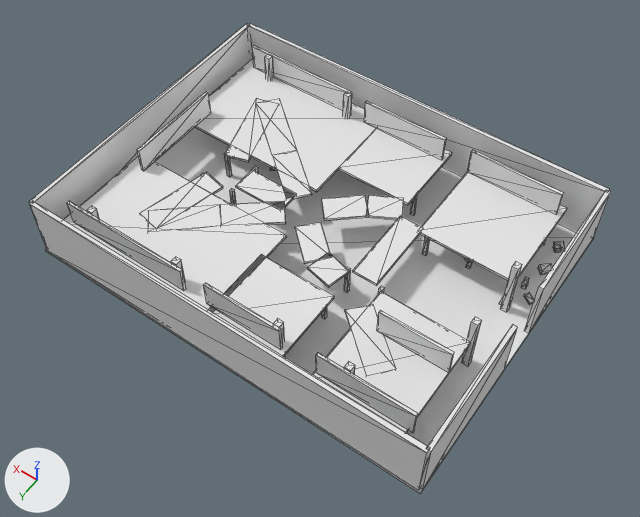
What one commit did to the COLLADA model research/01_ruins_environment/meshes/dae/Ruins-Urban-01_challenge.dae.
The view is the same before and after, from a 50 mm camera at (-31.2, 43.8, 66.4) aimed at (-1.5, 2.3, 1.1). The axes (+X, +Y, +Z) are drawn at lower left. The lights are the same throughout. The first picture is the older version. Mesh edges are drawn as thin lines. Vertices at exactly the same position are counted once.

Objects in the first picture: 'Ruins-Urban-01'.
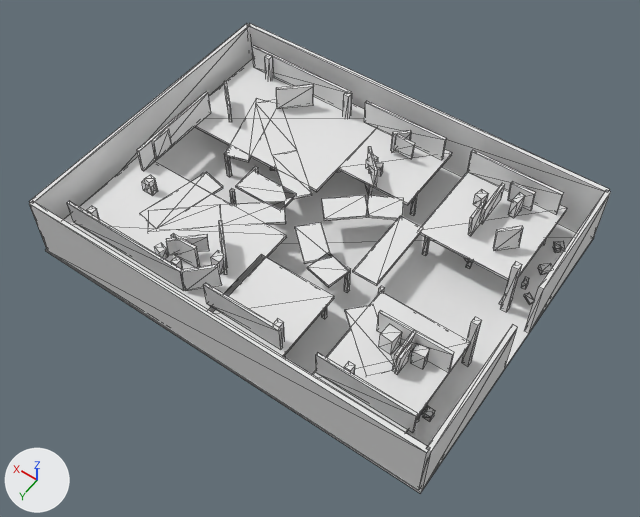
Commit message: Add structured obstacles to challenge environment

Pixel boxes (x1, y1, x2, y2) of what changed, in the pictures (640 x 517 px):
part 1 of me_ruins_urban_01, added: after (423, 407, 435, 422)
part 2 of me_ruins_urban_01, added: after (171, 233, 200, 267)
part 3 of me_ruins_urban_01, added: after (152, 128, 172, 160)
part 4 of me_ruins_urban_01, added: after (392, 330, 417, 372)
part 5 of me_ruins_urban_01, added: after (508, 182, 536, 211)
part 6 of me_ruins_urban_01, added: after (395, 135, 415, 159)
part 7 of me_ruins_urban_01, added: after (276, 84, 314, 109)
part 8 of me_ruins_urban_01, added: after (395, 343, 412, 375)
part 9 of me_ruins_urban_01, added: after (142, 179, 155, 195)
part 10 of me_ruins_urban_01, added: after (508, 193, 525, 218)
part 11 of me_ruins_urban_01, added: after (379, 325, 402, 355)
part 12 of me_ruins_urban_01, added: after (366, 155, 378, 170)
part 13 of me_ruins_urban_01, added: after (145, 175, 158, 195)
part 14 of me_ruins_urban_01, added: after (211, 250, 228, 274)
part 15 of me_ruins_urban_01, added: after (473, 189, 488, 207)
part 16 of me_ruins_urban_01, added: after (411, 344, 429, 369)
part 17 of me_ruins_urban_01, added: after (155, 221, 227, 291)
part 18 of me_ruins_urban_01, added: after (337, 130, 412, 196)
part 19 of me_ruins_urban_01, added (mostly hidden): after (224, 81, 232, 122)
part 20 of me_ruins_urban_01, added: after (468, 183, 523, 251)

What changed in the scene script:
```text
Change me_ruins_urban_01:
    remove me_ruins_urban_01.from_pydata(...)  # 884 vertices, 1332 faces; spans x -21.0..21.0, y -16.0..16.0, z -0.2..6.7
    add me_ruins_urban_01.from_pydata(...)  # 1332 vertices, 2004 faces; spans x -21.0..21.0, y -16.0..16.0, z -0.2..6.7
    me_ruins_urban_01 part 1: a new loose piece, a box spanning x -18.39..-17.7, y 9.55..10.28, z 0.0..0.82
    me_ruins_urban_01 part 2: the loose piece of 8 vertices spanning x 5.7..6.3, y 12.7..13.3, z 0.0..6.4 is copied, and the copy is scaled about its middle by (4.43, 0.451, 0.417), then moved by (0.8, -2.0, 1.8); it spans x 5.4..8.3, y 10.8..11.2, z 3.7..6.4
    me_ruins_urban_01 part 3: the loose piece of 8 vertices spanning x 17.7..17.9, y -5.2..5.0, z 3.5..6.3 is copied, and the copy is scaled about its middle by (0.999, 0.212, 0.921), then moved by (-0.3, 2.3, 0.2); it spans x 17.3..17.7, y 1.1..3.3, z 3.8..6.3
    me_ruins_urban_01 part 4: the loose piece of 8 vertices spanning x -21.0..-20.6, y 2.3..15.7, z 0.0..6.7 is copied, and the copy is scaled about its middle by (-0.609, -0.212, 0.381), then moved by (6.4, -0.4, 1.7); it spans x -14.6..-14.2, y 7.1..10.0, z 3.8..6.3
    me_ruins_urban_01 part 5: the loose piece of 8 vertices spanning x -17.5..-8.0, y -13.5..-13.3, z 3.5..6.3 is copied, and the copy is scaled about its middle by (0.253, 0.998, 0.869), then moved by (-1.5, 1.4, 0.2); it spans x -15.5..-13.0, y -12.2..-11.8, z 3.8..6.3
    me_ruins_urban_01 part 6: the loose piece of 8 vertices spanning x -5.5..2.5, y -14.6..-6.4, z 3.2..3.5 is copied, and the copy is scaled about its middle by (0.253, 0.0341, 6.75), then moved by (-0.4, -0.7, 1.7); it spans x -3.0..-0.9, y -11.4..-11.1, z 4.0..6.1
    me_ruins_urban_01 part 7: the loose piece of 8 vertices spanning x 9.9..12.8, y -13.0..-10.5, z -0.1..2.4 is copied, and the copy is turned -96.5 degrees about the z axis through its middle and scaled by 1.12, then moved by (-0.4, 0.9, 3.9); it spans x 9.5..12.5, y -12.2..-9.4, z 3.7..6.4
    me_ruins_urban_01 part 8: the loose piece of 8 vertices spanning x -21.0..-20.6, y 2.3..15.7, z 0.0..6.7 is copied, and the copy is scaled about its middle by (-0.608, -0.125, 0.361), then moved by (6.1, 0.3, 1.7); it spans x -14.9..-14.5, y 8.4..10.1, z 3.8..6.3
    me_ruins_urban_01 part 9: the loose piece of 8 vertices spanning x 15.7..16.3, y 12.7..13.3, z 0.0..6.4 is copied, and the copy is scaled about its middle by (1.94, 1.14, 0.182), then moved by (-0.6, -6.5, 0.9); it spans x 14.8..16.0, y 6.1..6.9, z 3.5..4.7
    me_ruins_urban_01 part 10: the loose piece of 8 vertices spanning x -17.5..-8.0, y -13.5..-13.3, z 3.5..6.3 is copied, and the copy is scaled about its middle by (0.064, 4.44, 0.755), then moved by (-1.5, 2.2, -0.3); it spans x -14.6..-13.9, y -11.9..-10.6, z 3.5..5.6
    me_ruins_urban_01 part 11: the loose piece of 8 vertices spanning x -18.0..-11.0, y 7.1..7.3, z 3.5..6.3 is copied, and the copy is scaled about its middle by (0.179, 4.65, 0.699), then moved by (1.8, 0.8, -0.4); it spans x -13.4..-12.0, y 7.2..8.7, z 3.5..5.4
    me_ruins_urban_01 part 12: the loose piece of 8 vertices spanning x -5.5..2.5, y -14.6..-6.4, z 3.2..3.5 is copied, and the copy is scaled about its middle by (0.0852, 0.122, 3.85), then moved by (1.4, 2.1, 0.7); it spans x -0.5..0.3, y -8.9..-7.8, z 3.5..4.7
    me_ruins_urban_01 part 13: the loose piece of 8 vertices spanning x 1.5..19.5, y 3.4..14.6, z 3.2..3.5 is copied, and the copy is scaled about its middle by (0.0393, 0.0642, 5.91), then moved by (4.6, -2.5, 1.0); it spans x 14.7..15.6, y 6.1..6.9, z 3.5..5.3
    me_ruins_urban_01 part 14: the loose piece of 8 vertices spanning x 5.7..6.3, y 12.7..13.3, z 0.0..6.4 is copied, and the copy is scaled about its middle by (1.51, 1.56, 0.274), then moved by (-2.0, -3.1, 1.2); it spans x 3.5..4.5, y 9.4..10.4, z 3.5..5.3
    me_ruins_urban_01 part 15: the loose piece of 8 vertices spanning x -18.0..-8.0, y -14.6..-4.1, z 3.2..3.5 is copied, and the copy is scaled about its middle by (0.0796, 0.0924, 4.47), then moved by (2.0, -1.0, 0.8); it spans x -11.5..-10.5, y -10.9..-9.8, z 3.5..4.8
    me_ruins_urban_01 part 16: the loose piece of 8 vertices spanning x -18.0..-11.0, y 7.1..7.3, z 3.5..6.3 is copied, and the copy is scaled about its middle by (0.159, 3.07, 0.677), then moved by (-1.0, 0.7, -0.4); it spans x -16.1..-14.9, y 7.4..8.4, z 3.5..5.4
    me_ruins_urban_01 part 17: 72 vertices added at x -4.5..15.7, y 5.3..13.7, z 0.0..6.5
    me_ruins_urban_01 part 18: 64 vertices added at x -2.1..5.6, y -13.4..-5.9, z -0.1..6.3
    me_ruins_urban_01 part 19: 48 vertices added at x 10.5..18.6, y -11.2..-4.8, z 0.0..6.2
    me_ruins_urban_01 part 20: 32 vertices added at x -16.6..-12.0, y -12.7..-5.9, z 0.3..6.4
    other edits to the shape of me_ruins_urban_01 do not show in these pictures
```
